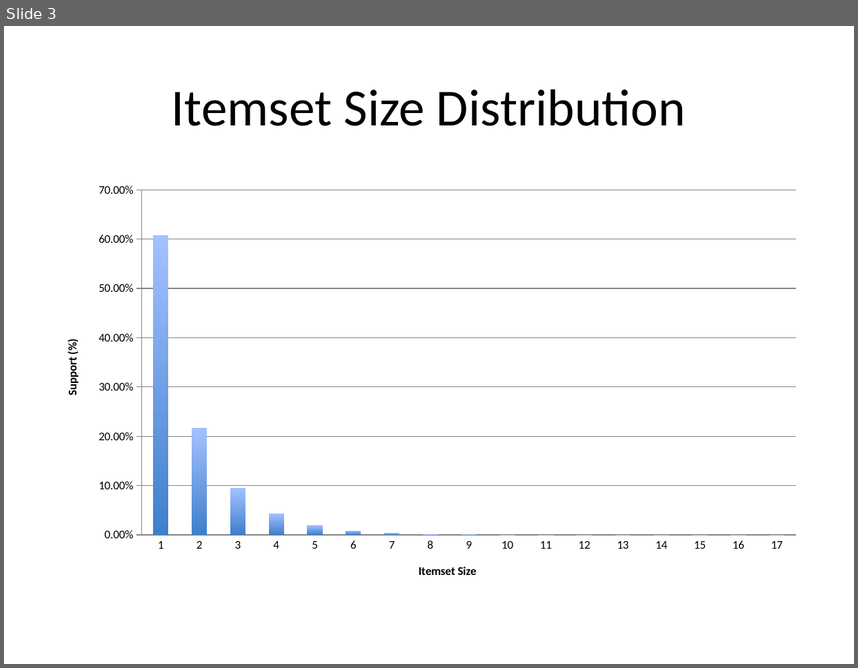
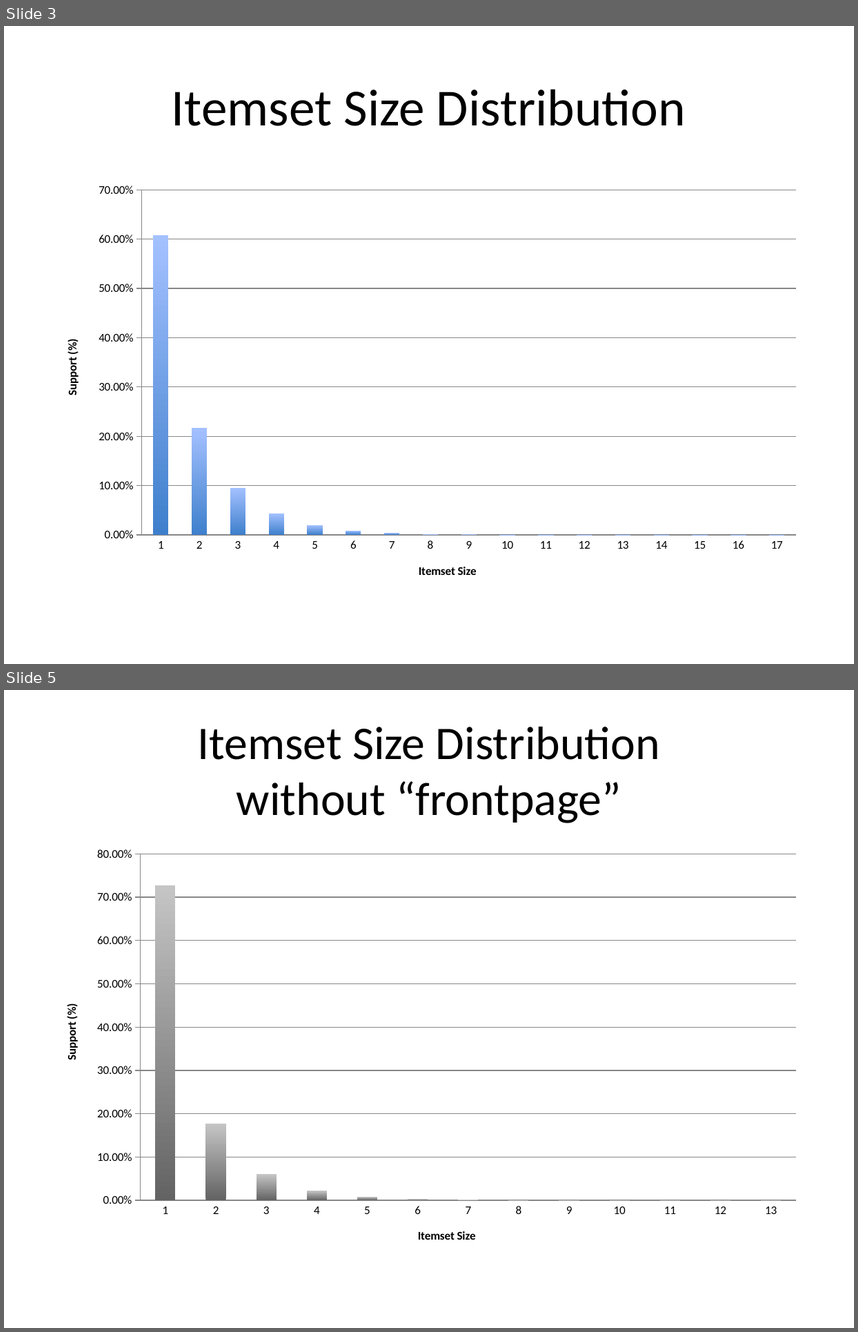
Before and after one commit to nhonaitran/datamining, a slide deck: R/Ai_Presentation.pptx. Shown one above the other, each under a label of ours: slide 3 before the commit, slides 3 and 5 after it; the slides between them are not shown. The pictures are 858x668 and 858x1332 pixels, drawn with LibreOffice and Linux fonts; fonts in the diff are those of the drawing. Boxes give left, top, right and bottom in pixels: in the first picture for what was removed or moved away, otherwise in the second. Text is boxed around its words. In the diff, an @@ line names an element or a change of style, - is before the commit and + after.

Commit message:
Included changes without front-page

```diff
--- a/R/Ai_Presentation.pptx
+++ b/R/Ai_Presentation.pptx
@@ slide 5 added at (4,690,854,1328), background #FFFFFF @@
@@ title added at (198,727,660,823), 39.6 pt, text #000000 @@
+Itemset Size Distribution
+without “frontpage”
@@ column chart added at (47,839,811,1259) @@
+title "Size"
+categories: 1, 2, 3, 4, 5, 6, 7, 8, 9, 10, 11, 12, 13
+Size: 0.73, 0.18, 0.06, 0.02, 0.01, 0, 0, 0, 0, 0, 0, 0, 0
```
Also in this commit, not shown: 2 slides changed, 5 other slides added, 11 other files.
